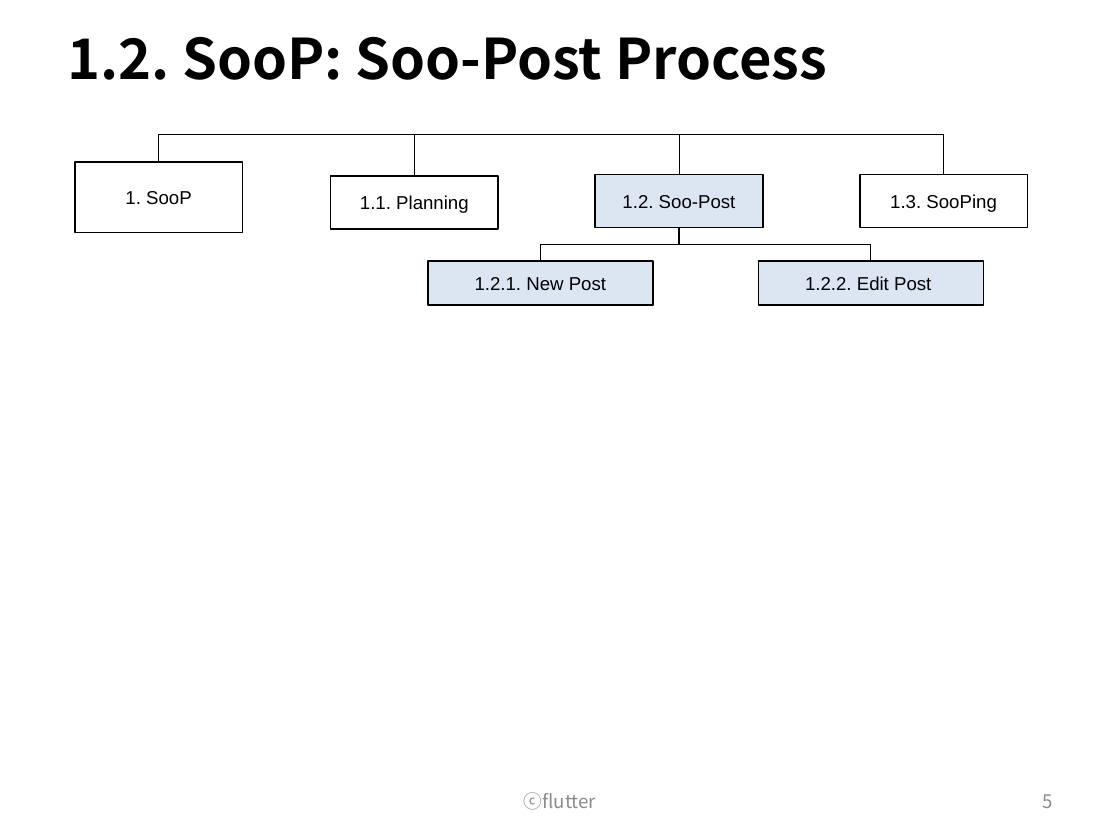
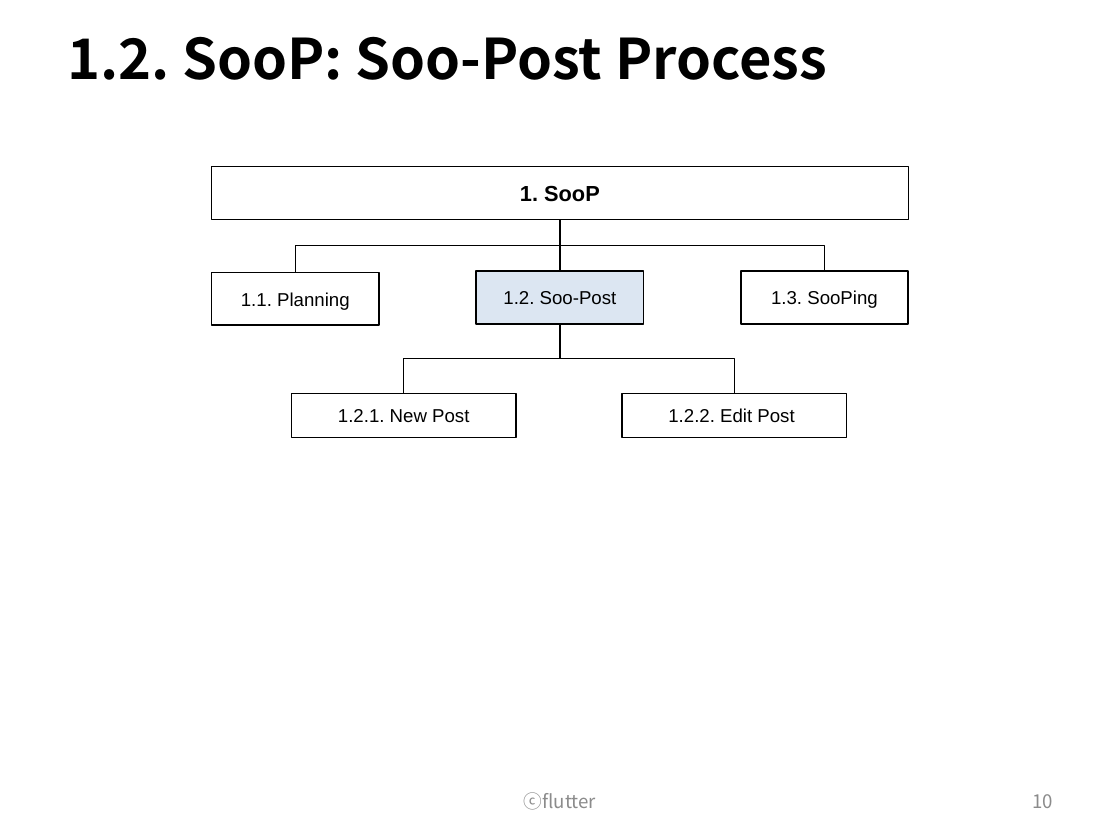
Before and after one commit to wooramc/soop_rep, a slide deck: slide 10 of flutter_process.pptx (slide 5 before the commit). Drawn at 1120x840 pixels with LibreOffice and Linux fonts; fonts in the diff are those of the drawing. Boxes give left, top, right and bottom in pixels: in the first picture for what was removed or moved away, otherwise in the second. Text is boxed around its words. In the diff, an @@ line names an element or a change of style, - is before the commit and + after.

```diff
--- a/flutter_process.pptx
+++ b/flutter_process.pptx
@@ elbow line removed from (159, 162) to (414, 176) @@
@@ elbow line removed from (159, 162) to (944, 175) @@
@@ rectangle "1. SooP": place and size @@
-rectangle "1. SooP" at box(75, 162, 243, 233)
+rectangle "1. SooP" at box(212, 167, 908, 220)
@@ rectangle "1. SooP" at box(212, 167, 908, 220): size 12 to 14 pt, bold on @@
@@ elbow line moved from (159, 162) - (679, 175) to (560, 220) - (296, 272) @@
@@ elbow line moved from (679, 227) - (871, 261) to (560, 220) - (824, 271) @@
@@ line added from (560, 220) to (560, 271), #000000 0.75 pt @@
@@ 3 rectangles: place and size @@
-3 rectangles at box(330, 175, 1028, 228)
+3 rectangles at box(212, 271, 908, 325)
@@ elbow line added from (560, 324) to (404, 393), #000000 0.75 pt @@
@@ elbow line moved from (679, 227) - (540, 261) to (560, 324) - (735, 393) @@
@@ rectangle "1.2.1. New Post": place and size @@
-rectangle "1.2.1. New Post" at box(428, 261, 653, 305)
+rectangle "1.2.1. New Post" at box(291, 393, 516, 437)
@@ rectangle "1.2.1. New Post" at box(291, 393, 516, 437): fill #DCE6F2 to none @@
@@ rectangle "1.2.2. Edit Post": place and size @@
-rectangle "1.2.2. Edit Post" at box(758, 261, 983, 305)
+rectangle "1.2.2. Edit Post" at box(622, 393, 847, 437)
@@ rectangle "1.2.2. Edit Post" at box(622, 393, 847, 437): fill #DCE6F2 to none @@
@@ page number at box(1032, 794, 1053, 808): text changed @@
-5
+10
```
Also in this commit, not shown: 8 other slides changed, 6 slides added.
